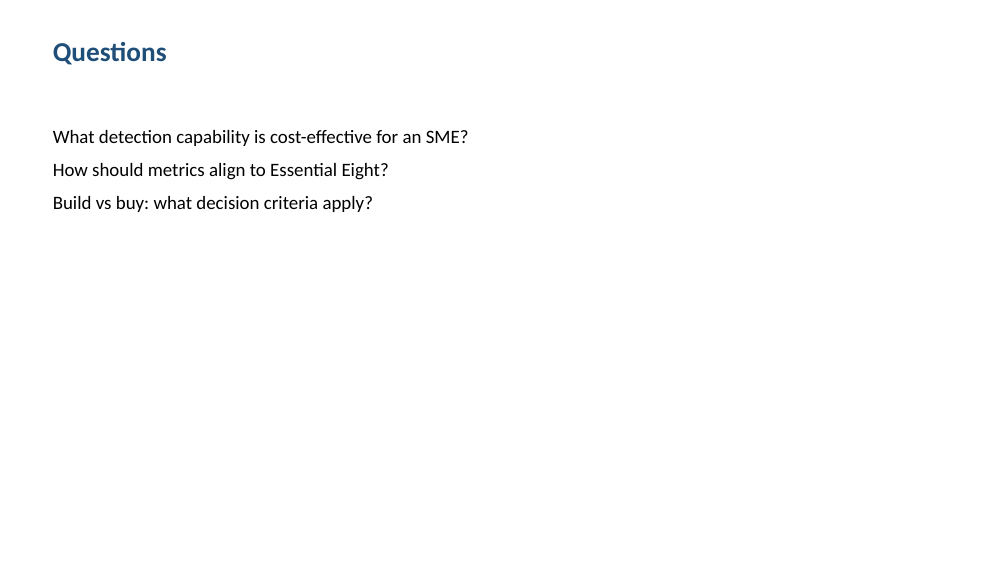
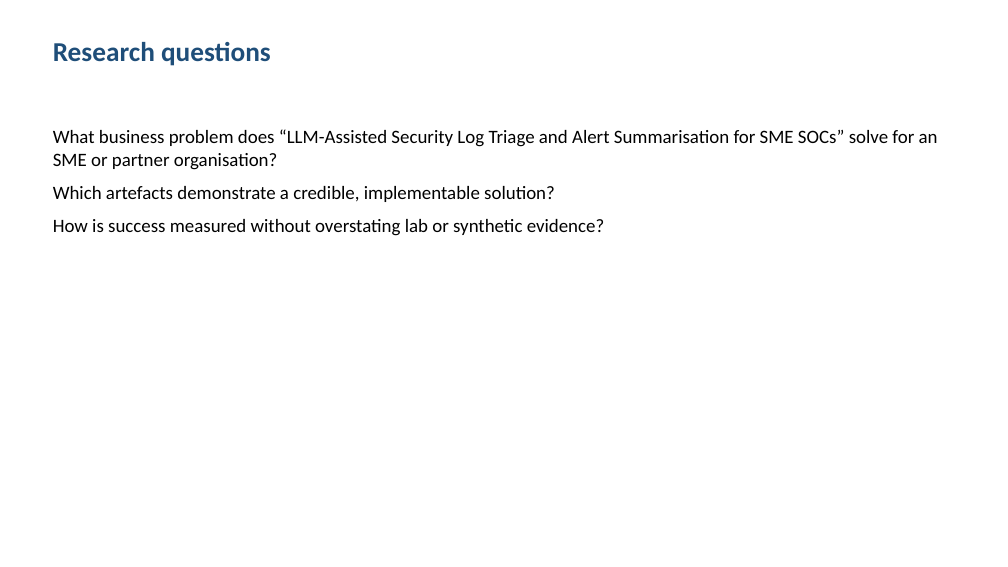
Before and after one commit to shohrabniaz/llm-security-log-triage, a slide deck: slide 2 of Final_Submission/02_Presentation.pptx. Drawn at 1008x567 pixels with LibreOffice and Linux fonts; fonts in the diff are those of the drawing. Boxes give left, top, right and bottom in pixels: in the first picture for what was removed or moved away, otherwise in the second. Text is boxed around its words. In the diff, an @@ line names an element or a change of style, - is before the commit and + after.

```diff
--- a/Final_Submission/02_Presentation.pptx
+++ b/Final_Submission/02_Presentation.pptx
@@ text at box(53, 42, 271, 66): text changed @@
-Questions
+Research questions
@@ text at box(53, 129, 938, 236): text changed @@
-What detection capability is cost-effective for an SME?
-How should metrics align to Essential Eight?
-Build vs buy: what decision criteria apply?
+What business problem does “LLM-Assisted Security Log Triage and Alert Summarisation for SME SOCs” solve for an SME or partner organisation?
+Which artefacts demonstrate a credible, implementable solution?
+How is success measured without overstating lab or synthetic evidence?
```
Also in this commit, not shown: 3 other slides changed, 12 other files.
